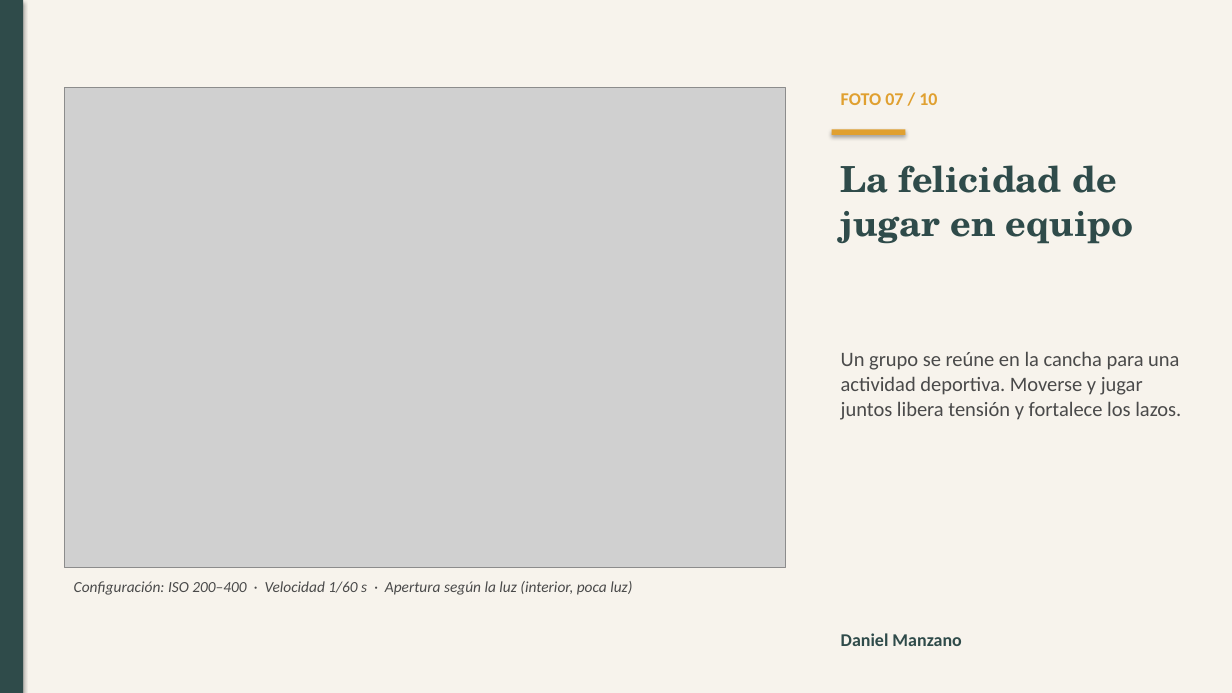
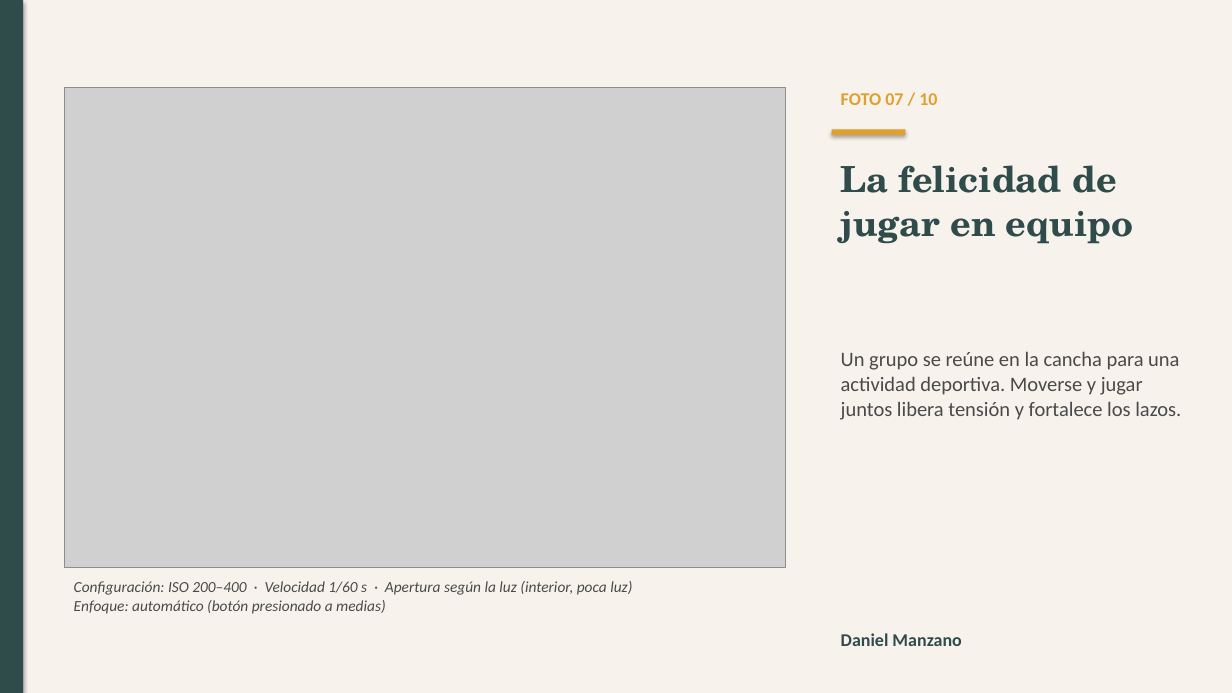
Before and after one commit to Ajuan1/Univ, a slide deck: slide 8 of Ecosistemas_Digitales_Fotografias.pptx. Drawn at 1232x693 pixels with LibreOffice and Linux fonts; fonts in the diff are those of the drawing; grey boxes stand for pictures. Boxes give left, top, right and bottom in pixels: in the first picture for what was removed or moved away, otherwise in the second. Text is boxed around its words. In the diff, an @@ line names an element or a change of style, - is before the commit and + after.

```diff
--- a/Ecosistemas_Digitales_Fotografias.pptx
+++ b/Ecosistemas_Digitales_Fotografias.pptx
@@ text at [74,581,632,614]: text changed @@
-Configuración: ISO 200–400 · Velocidad 1/60 s · Apertura según la luz (interior, poca luz)
+Configuración: ISO 200–400 · Velocidad 1/60 s · Apertura según la luz (interior, poca luz)
+Enfoque: automático (botón presionado a medias)
```
Also in this commit, not shown: 9 other slides changed.
